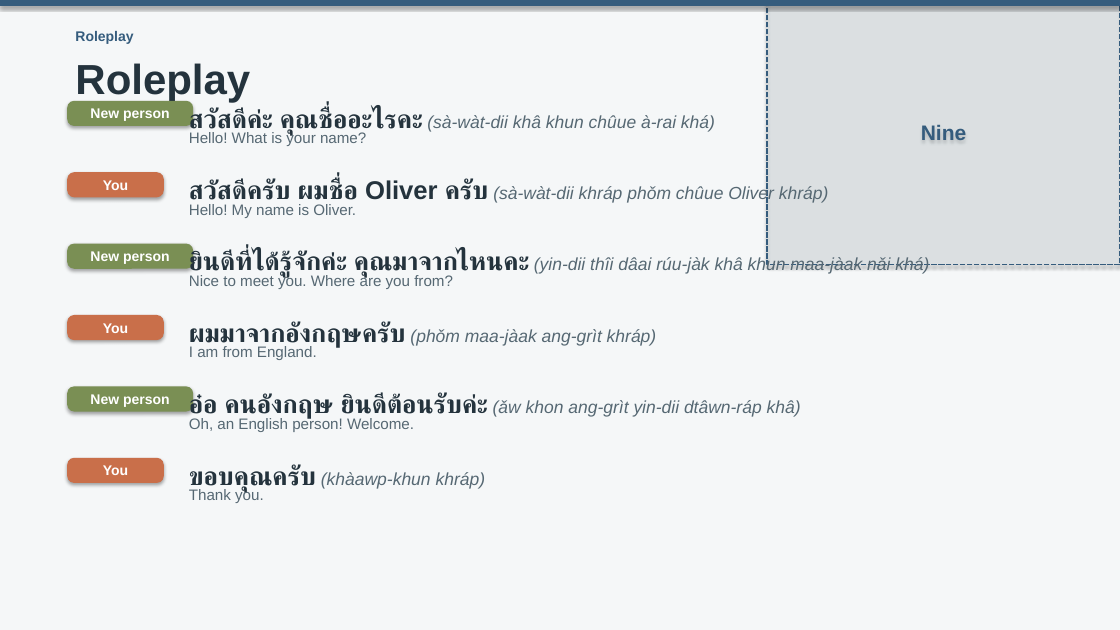
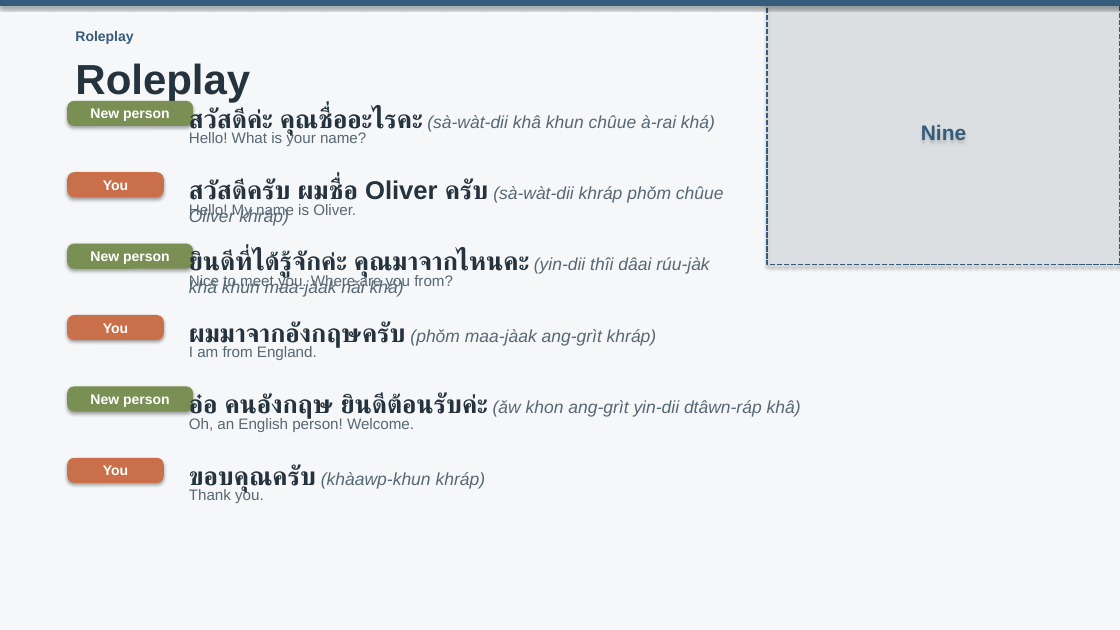
Before and after one commit to OTFTCS/thai-nine, a slide deck: slide 7 of course/modules/M01/L002/M01-L002-deck.pptx. Drawn at 1120x630 pixels with LibreOffice and Linux fonts; fonts in the diff are those of the drawing. Boxes give left, top, right and bottom in pixels: in the first picture for what was removed or moved away, otherwise in the second. Text is boxed around its words. In the diff, an @@ line names an element or a change of style, - is before the commit and + after.

```diff
--- a/course/modules/M01/L002/M01-L002-deck.pptx
+++ b/course/modules/M01/L002/M01-L002-deck.pptx
@@ text "สวัสดีครับ ผมชื่อ Oliver ครับ (sà-wàt-dii ..." rewrapped from (189, 179, 829, 206) to (189, 179, 724, 226) @@
@@ text "ยินดีที่ได้รู้จักค่ะ คุณมาจากไหนคะ (yin-dii thîi dâai ..." rewrapped from (189, 251, 929, 278) to (189, 251, 709, 297) @@
```
Also in this commit, not shown: 8 other slides changed, 17 other files.
